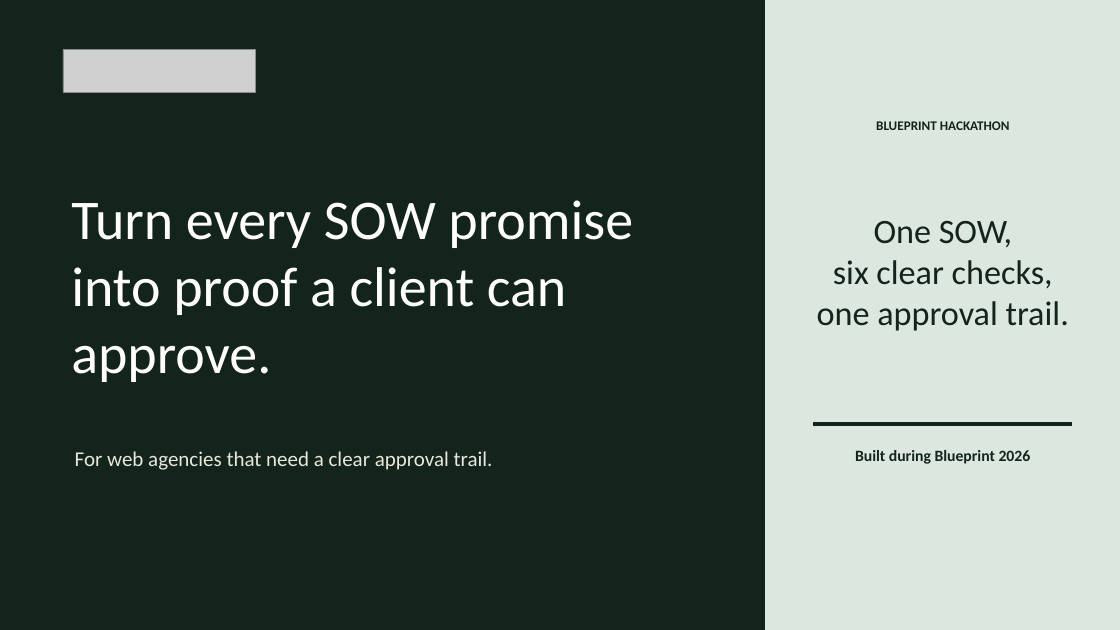
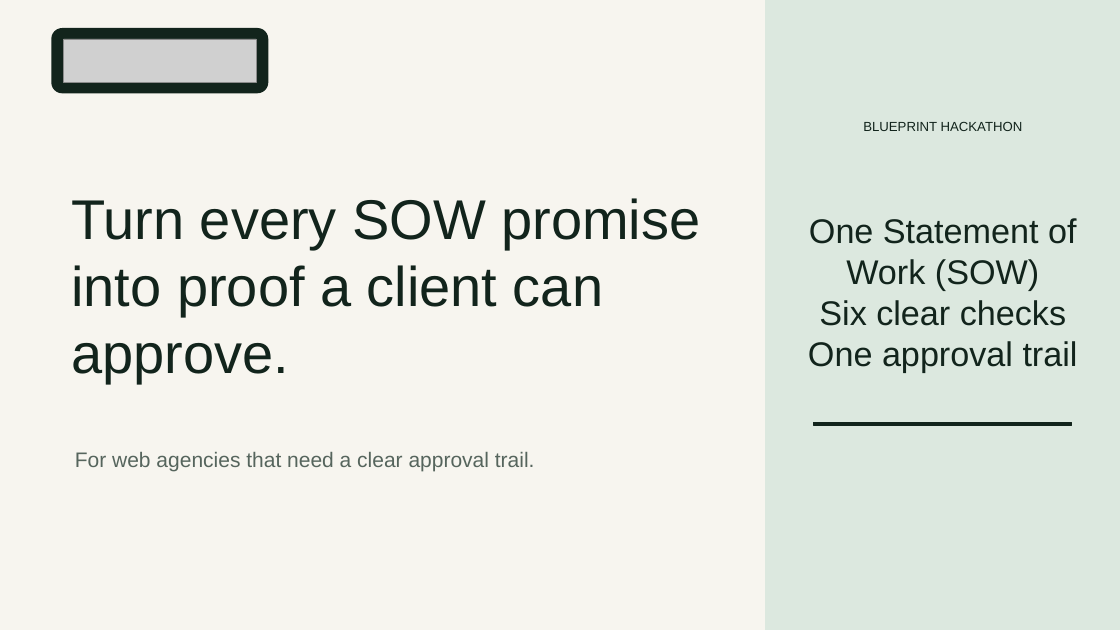
Before and after one commit to anayagarwalla-ai/greenlit, a slide deck: slide 1 of docs/hackathon/greenlit-blueprint-hackathon-deck.pptx. Drawn at 1120x630 pixels with LibreOffice and Linux fonts; fonts in the diff are those of the drawing; grey boxes stand for pictures. Boxes give left, top, right and bottom in pixels: in the first picture for what was removed or moved away, otherwise in the second. Text is boxed around its words. In the diff, an @@ line names an element or a change of style, - is before the commit and + after.

Commit message:
Sync final 10-slide hackathon deck

```diff
--- a/docs/hackathon/greenlit-blueprint-hackathon-deck.pptx
+++ b/docs/hackathon/greenlit-blueprint-hackathon-deck.pptx
@@ background #12241C to #F7F5EF @@
@@ rounded rectangle added at <box>51,28,268,93</box>, fill #12241C @@
@@ rectangle at <box>765,0,1120,630</box>: outline #DCE8DF 0 pt to #DCE8DF 0.75 pt @@
@@ picture: place and size @@
-picture at <box>63,50,255,93</box>
+picture at <box>64,39,256,82</box>
@@ text "BLUEPRINT HACKATHON" at <box>863,122,1023,131</box>: font Calibri to Arial, bold off @@
@@ text "Turn every SOW promise into ..." at <box>71,198,700,383</box>: font Calibri to Arial, text colour #FFFEFA to #12241C @@
@@ text at <box>808,218,1078,373</box>: text changed; font Calibri to Arial @@
-One SOW,
-six clear checks,
-one approval trail.
+One Statement of Work (SOW)
+Six clear checks
+One approval trail
@@ text "For web agencies that need ..." at <box>75,452,535,471</box>: font Calibri to Arial, text colour #EAE6DC to #56655D @@
@@ text removed at <box>855,450,1031,464</box> @@
-Built during Blueprint 2026
```
Also in this commit, not shown: 6 other slides changed, 3 slides added, 1 slide removed, 1 other file.
